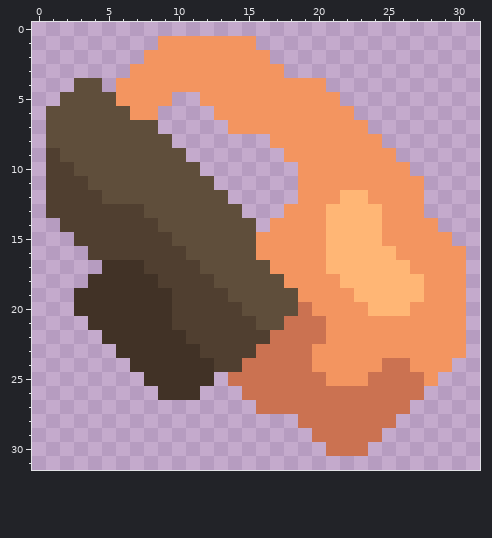
Pixel-art sprite -- sprites/liquids/endomine.png. Above is the file before it was changed.
The file is 32x32 pixels.
The same view after the edit:
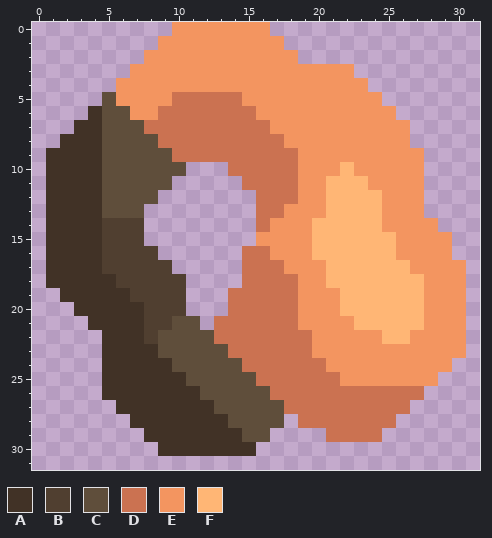
Palette (. is transparent): A #413226  B #503f30  C #5f4e3b  D #cb7251  E #f39560  F #ffb675
Commit message: endomine craters + endomine respite
Changes in this commit:
y 0: x 10..16 ....... -> EEEEEEE
y 1: x 16..17 .. -> EE
y 2: x 17..18 .. -> EE
y 3: x 18..22 ..... -> EEEEE
y 4: x 3..4 CC -> ..; x 21..23 ... -> EEE
y 5: x 2..4 CCC -> ...; x 10..14 ..EEE -> DDDDD; x 22..24 ... -> EEE
y 6: x 1..4 CCCC -> ...A; x 9..15 ....EEE -> DDDDDDD; x 23..25 ... -> EEE
y 7: x 1..4 CCCC -> ..AA; x 8..16 C.....EEE -> DDDDDDDDD; x 24..26 ... -> EEE
y 8: x 1..4 CCCC -> .AAA; x 9..17 C.......E -> DDDDDDDDD; x 25..26 .. -> EE
y 9: x 1..4 BCCC -> AAAA; x 10..18 C.......E -> DDDDDDDDD; x 26..27 .. -> EE
y 10: x 1..4 BBCC -> AAAA; x 11 C -> .; x 14..18 ..... -> DDDDD; x 22 E -> F; x 27 . -> E
y 11: x 1..4 BBBC -> AAAA; x 10..12 CCC -> ...; x 15..18 .... -> DDDD; x 21..23 EEE -> FFF
y 12: x 1..4 BBBB -> AAAA; x 9..13 CCCCC -> .....; x 16..18 ... -> DDD; x 21 E -> F; x 24 E -> F
y 13: x 1..14 BBBBBBBCCCCCCC -> AAAACCC.......; x 16..17 .. -> DD
y 14: x 1..4 .BBB -> AAAA; x 8..16 BCCCCCCC. -> ........D; x 20 E -> F
y 15: x 1..4 ..BB -> AAAA; x 8..15 BBCCCCCC -> ........; x 20 E -> F; x 25 E -> F
y 16: x 1..4 ...B -> AAAA; x 9..16 BBCCCCCE -> ......DD; x 20 E -> F; x 30 E -> .
y 17: x 1..7 ....AAA -> AAAABBB; x 10..17 BBCCCCCE -> .....DDD
y 18: x 1..3 ... -> AAA; x 6..8 AAA -> BBB; x 11..18 BBCCCCCE -> ....DDDD; x 21 E -> F
y 19: x 2 . -> A; x 7..9 AAA -> BBB; x 11..18 BBBCCCCC -> ...DDDDD; x 22 E -> F
y 20: x 8..9 AA -> BB; x 11..19 BBBBCCCCD -> ...DDDDDE; x 22..23 EE -> FF; x 27 E -> F
y 21: x 8..17 AABBBBBBCC -> BBCC.DDDDD; x 19..20 DD -> EE; x 23..27 EEEEE -> FFFFF
y 22: x 8..16 AAABBBBBB -> BCCCCDDDD; x 20 D -> E; x 25..26 EE -> FF
y 23: x 5 . -> A; x 9..15 AAABBBB -> CCCCCDD
y 24: x 5..6 .. -> AA; x 10..14 AAABB -> CCCCC; x 20 E -> D; x 25..26 DD -> EE
y 25: x 5..7 ... -> AAA; x 11..15 AA.DD -> CCCCC; x 21 E -> D; x 24..27 DDDD -> EEEE
y 26: x 5..8 .... -> AAAA; x 12..16 ...DD -> CCCCC
y 27: x 6..17 ..........DD -> AAAAAAACCCCC
y 28: x 7..17 ........... -> AAAAAAACCCC
y 29: x 8..16 ......... -> AAAAAAACC; x 20 D -> .
y 30: x 9..15 ....... -> AAAAAAA; x 21..23 DDD -> ...
Pixel boxes of the changes (left, top, right, bottom) in both pictures:
changed: (46, 22, 466, 456)
